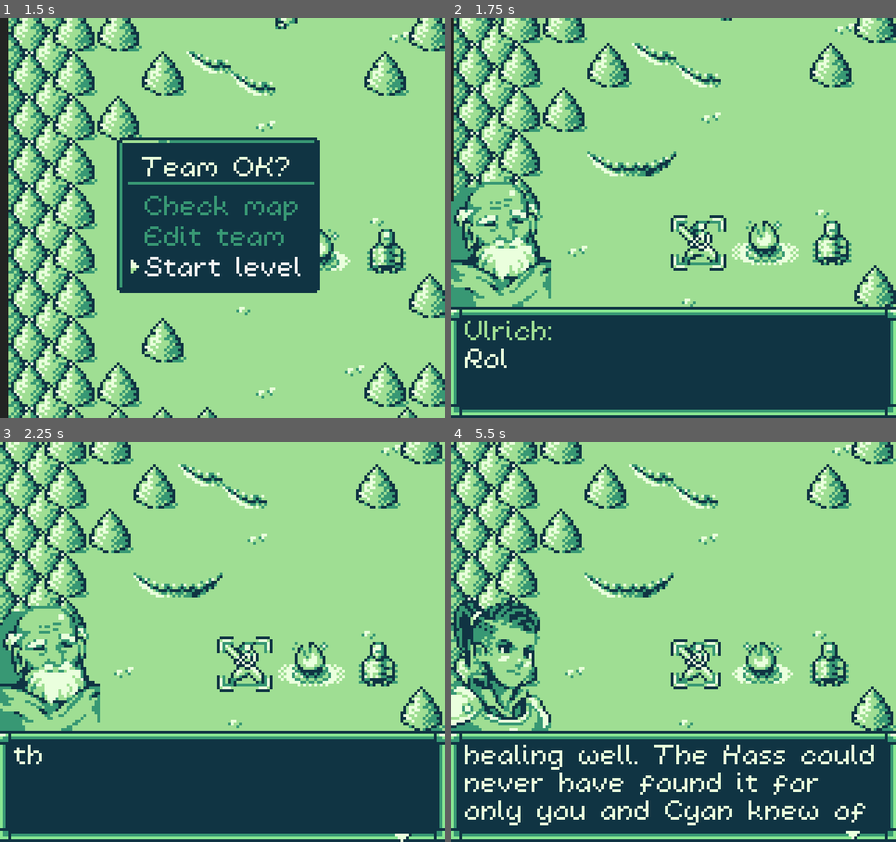
Above: before the commit, frames 1-4 (two rows, left to right).
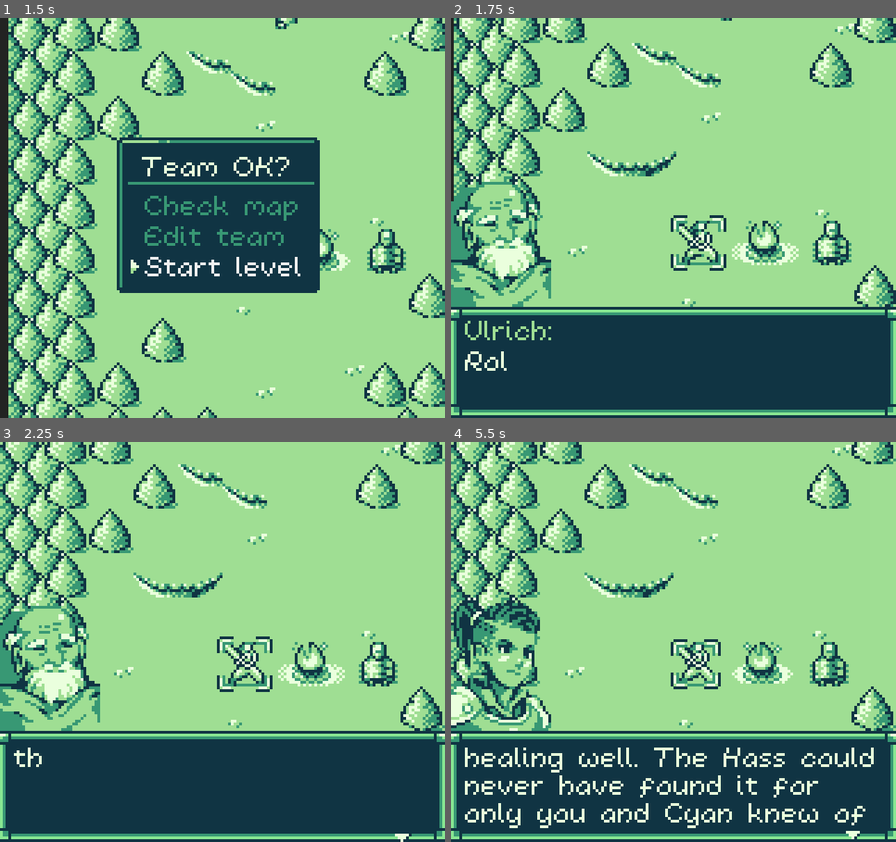
Above: after the commit, the same moments.

Repository: kevinlights/titan_tactics
Game: Godot game, scene res://scenes/landing.tscn
The game is run twice, just before and just after one commit, with the same random seed, the same clock (stepped at 60 frames per second) and the same inputs.
Inputs (mouse positions are in pixels of both pictures, inside the frame that each line leads up to):
- Up to frame 1 (1.5 s): click "New Game" at 0.5 s; move the mouse to (320, 198) at 1.27 s; hold Right (ui_right) from 1.28 s (still down); tap Keypad Enter (ui_accept) at 1.35 s
- Up to frame 2 (1.75 s): keep holding Right (ui_right); tap Keypad Enter (ui_accept) at 1.52 s
- Up to frame 3 (2.25 s): tap Keypad Enter (ui_accept) at 1.82, 2.1 s; move the mouse to (133, 662) at 2.02 s; release Right (ui_right) at 2.03 s; hold Down (ui_down) from 2.03 s (still down)
- Up to frame 4 (5.5 s): tap Keypad Enter (ui_accept) at 2.27, 2.57, 2.85, 3.6, 3.77, 4.07, 4.35, 4.52, 4.82, 5.1, 5.27 s; move the mouse to (718, 554) at 2.77 s; release Down (ui_down) at 2.78 s; hold Right (ui_right) 2.78-3.53 s; move the mouse to (651, 722) at 3.52 s; hold Up (ui_up) 3.53-4.28 s; move the mouse to (807, 702) at 4.27 s; hold Left (ui_left) from 4.28 s (still down); move the mouse to (540, 582) at 5.02 s

Frame 1 is identical in both runs. In frame 2, 0.2% of the frame differs, in the area x 3-13%, y 82-89%; in frame 3, 0.1%; in frame 4, 3.9%, in the area x 3-95%, y 75-97%.

Commit message:
*alignment intensifies*

Diff:
--- a/scripts/gui/dialogue.gd
+++ b/scripts/gui/dialogue.gd
@@ -107,9 +107,9 @@
 func set_text(text):
 	cancel_typing()
 	if $background/title.text == "":
-		$background/body.margin_top = 7
+		$background/body.margin_top = 8
 	else:
-		$background/body.margin_top = 17
+		$background/body.margin_top = 18
 	$background/body.text = ""
 	call_deferred("resize")
 	current_block = text
